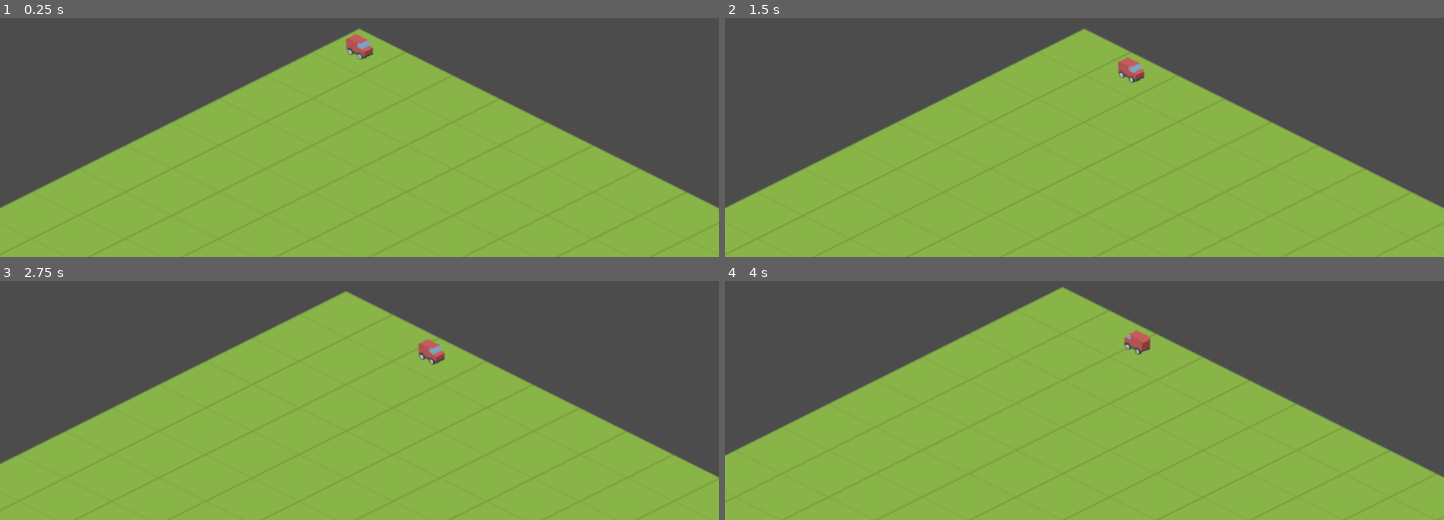
Above: before the commit, frames 1-4 (two rows, left to right).
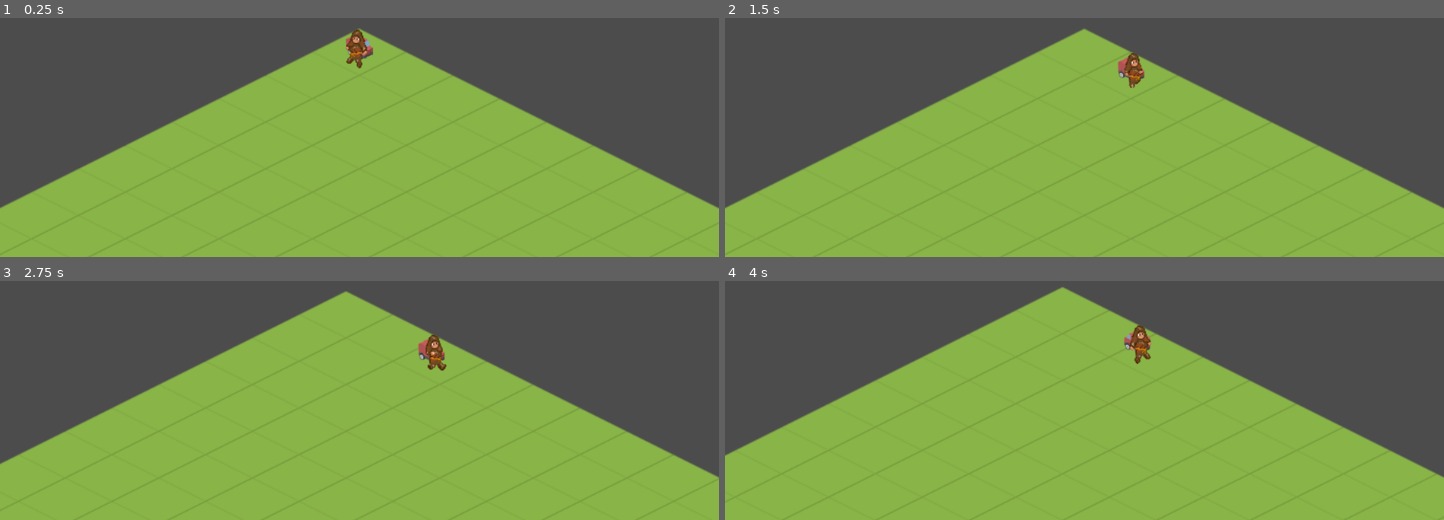
Above: after the commit, the same moments.

Repository: ahungry/games-scratch
Game: Godot game, scene res://Maze.tscn
The game is run twice, just before and just after one commit, with the same random seed, the same clock (stepped at 60 frames per second) and the same inputs.
Inputs (mouse positions are in pixels of both pictures, inside the frame that each line leads up to):
- Up to frame 1 (0.25 s): no input
- Up to frame 2 (1.5 s): tap Enter at 0.5 s; move the mouse to (1242, 25) at 0.52 s; hold Right (ui_right) 0.53-1.28 s; hold Mouse wheel down (scroll_down) 0.53-1.28 s; move the mouse to (940, 68) at 1.27 s; hold Down (ui_down) from 1.28 s (still down); tap Mouse wheel up (scroll_up) at 1.35 s
- Up to frame 3 (2.75 s): tap Space at 2 s; move the mouse to (outside the picture) at 2.02 s; release Down (ui_down) at 2.03 s; hold Right (ui_right) from 2.03 s (still down); hold Mouse wheel down (scroll_down) from 2.03 s (still down)
- Up to frame 4 (4 s): move the mouse to (1048, 393) at 2.77 s; release Right (ui_right) at 2.78 s; release Mouse wheel down (scroll_down) at 2.78 s; hold Up (ui_up) 2.78-3.53 s; tap Mouse wheel up (scroll_up) at 2.85 s; tap Enter at 3.5 s; move the mouse to (1300, 371) at 3.52 s; hold Left (ui_left) from 3.53 s (still down); hold Mouse wheel down (scroll_down) from 3.53 s (still down)

The runs differ from the first frame. In frame 1, 0.3% of the frame differs, in the area x 48-52%, y 4-22%; in frame 2, 0.3%; in frame 3, 0.3%; in frame 4, 0.3%, in the area x 56-60%, y 18-35%.
Error before the commit: Invalid get index 'x' (on base: 'Nil'). (res://Truck.gd:59)
Error after the commit: Invalid get index 'x' (on base: 'Nil'). (res://Truck.gd:61)

Commit message:
Try a cooler unit

Diff:
--- a/tilemaps-and-grids/Maze.tscn
+++ b/tilemaps-and-grids/Maze.tscn
@@ -4,7 +4,7 @@
 [ext_resource path="res://iso_roads.tres" type="TileSet" id=2]
 [ext_resource path="res://Truck.tscn" type="PackedScene" id=3]
 
-[node name="Roads" type="Node2D" index="0"]
+[node name="Roads" type="Node2D"]
 
 script = ExtResource( 1 )
 
--- a/tilemaps-and-grids/Truck.gd
+++ b/tilemaps-and-grids/Truck.gd
@@ -48,6 +48,8 @@
 	http.connect("request_completed", self, "_ack", [])
 	#http.request('http://httpbin.org/ip')
 	http.request('http://127.0.0.1:12345/')
+	$Tween.connect('tween_started', self, '_tweening_on', [])
+	$Tween.connect('tween_completed', self, '_tweening_off', [])
 
 func _ack(result, response_code, headers, body):
 	printt("Got something back...")
@@ -67,7 +69,12 @@
 	$Tween.start()
 
 func _process(delta):
-	pass
+	if moving:
+		$AnimatedSprite2.set_flip_h(true)
+		$AnimatedSprite2.play()
+	else:
+		$AnimatedSprite2.set_flip_h(false)
+		$AnimatedSprite2.stop()
 
 func move(dir):
 	if not can_move(dir):
--- a/tilemaps-and-grids/Truck.tscn
+++ b/tilemaps-and-grids/Truck.tscn
@@ -1,36 +1,41 @@
-[gd_scene load_steps=12 format=2]
+[gd_scene load_steps=18 format=2]
 
 [ext_resource path="res://Truck.gd" type="Script" id=1]
-[ext_resource path="res://assets/IsoTruck/carRed6_007.png" type="Texture" id=2]
-[ext_resource path="res://assets/IsoTruck/carRed6_002.png" type="Texture" id=3]
-[ext_resource path="res://assets/IsoTruck/carRed6_000.png" type="Texture" id=4]
-[ext_resource path="res://assets/IsoTruck/carRed6_006.png" type="Texture" id=5]
+[ext_resource path="res://assets/IsoTruck/carRed6_002.png" type="Texture" id=2]
+[ext_resource path="res://assets/IsoTruck/carRed6_000.png" type="Texture" id=3]
+[ext_resource path="res://assets/IsoTruck/carRed6_006.png" type="Texture" id=4]
+[ext_resource path="res://assets/IsoTruck/carRed6_007.png" type="Texture" id=5]
 [ext_resource path="res://assets/IsoTruck/carRed6_005.png" type="Texture" id=6]
 [ext_resource path="res://assets/IsoTruck/carRed6_001.png" type="Texture" id=7]
 [ext_resource path="res://assets/IsoTruck/carRed6_008.png" type="Texture" id=8]
 [ext_resource path="res://assets/IsoTruck/carRed6_011.png" type="Texture" id=9]
+[ext_resource path="res://assets/IsoUnits/peasant-20.png" type="Texture" id=10]
+[ext_resource path="res://assets/IsoUnits/peasant-21.png" type="Texture" id=11]
+[ext_resource path="res://assets/IsoUnits/peasant-22.png" type="Texture" id=12]
+[ext_resource path="res://assets/IsoUnits/peasant-23.png" type="Texture" id=13]
+[ext_resource path="res://assets/IsoUnits/peasant-24.png" type="Texture" id=14]
 
 [sub_resource type="SpriteFrames" id=1]
 
 animations = [ {
 "frames": [ ExtResource( 2 ) ],
 "loop": false,
-"name": "e",
+"name": "n",
 "speed": 5.0
 }, {
 "frames": [ ExtResource( 3 ) ],
 "loop": false,
-"name": "n",
+"name": "w",
 "speed": 5.0
 }, {
 "frames": [ ExtResource( 4 ) ],
 "loop": false,
-"name": "w",
+"name": "s",
 "speed": 5.0
 }, {
 "frames": [ ExtResource( 5 ) ],
 "loop": false,
-"name": "s",
+"name": "e",
 "speed": 5.0
 }, {
 "frames": [ ExtResource( 6 ) ],
@@ -54,12 +59,21 @@
 "speed": 5.0
 } ]
 
-[sub_resource type="CircleShape2D" id=2]
+[sub_resource type="SpriteFrames" id=2]
+
+animations = [ {
+"frames": [ ExtResource( 10 ), ExtResource( 11 ), ExtResource( 12 ), ExtResource( 13 ), ExtResource( 14 ) ],
+"loop": true,
+"name": "default",
+"speed": 5.0
+} ]
+
+[sub_resource type="CircleShape2D" id=3]
 
 custom_solver_bias = 0.0
 radius = 10.0
 
-[node name="Truck" type="Area2D"]
+[node name="Truck" type="Area2D" index="0"]
 
 input_pickable = true
 gravity_vec = Vector2( 0, 1 )
@@ -77,12 +91,17 @@
 animation = "e"
 _sections_unfolded = [ "Transform" ]
 
-[node name="CollisionShape2D" type="CollisionShape2D" parent="." index="1"]
+[node name="AnimatedSprite2" type="AnimatedSprite" parent="." index="1"]
+
+frames = SubResource( 2 )
+animation = "default"
+
+[node name="CollisionShape2D" type="CollisionShape2D" parent="." index="2"]
 
 visible = false
-shape = SubResource( 2 )
+shape = SubResource( 3 )
 
-[node name="Tween" type="Tween" parent="." index="2"]
+[node name="Tween" type="Tween" parent="." index="3"]
 
 repeat = false
 playback_process_mode = 1
@@ -91,7 +110,7 @@
 playback/repeat = false
 playback/speed = 1.0
 
-[node name="Camera2D" type="Camera2D" parent="." index="3"]
+[node name="Camera2D" type="Camera2D" parent="." index="4"]
 
 anchor_mode = 1
 rotating = false
Binary file added: tilemaps-and-grids/assets/IsoUnits/peasant-0.png
Not shown, added: tilemaps-and-grids/assets/IsoUnits/peasant-0.png.import
Binary file added: tilemaps-and-grids/assets/IsoUnits/peasant-1.png
Not shown, added: tilemaps-and-grids/assets/IsoUnits/peasant-1.png.import
Binary file added: tilemaps-and-grids/assets/IsoUnits/peasant-10.png
Not shown, added: tilemaps-and-grids/assets/IsoUnits/peasant-10.png.import
Binary file added: tilemaps-and-grids/assets/IsoUnits/peasant-11.png
Not shown, added: tilemaps-and-grids/assets/IsoUnits/peasant-11.png.import
Binary file added: tilemaps-and-grids/assets/IsoUnits/peasant-12.png
Not shown, added: tilemaps-and-grids/assets/IsoUnits/peasant-12.png.import
Binary file added: tilemaps-and-grids/assets/IsoUnits/peasant-13.png
Not shown, added: tilemaps-and-grids/assets/IsoUnits/peasant-13.png.import
(and 41 more such lines)
